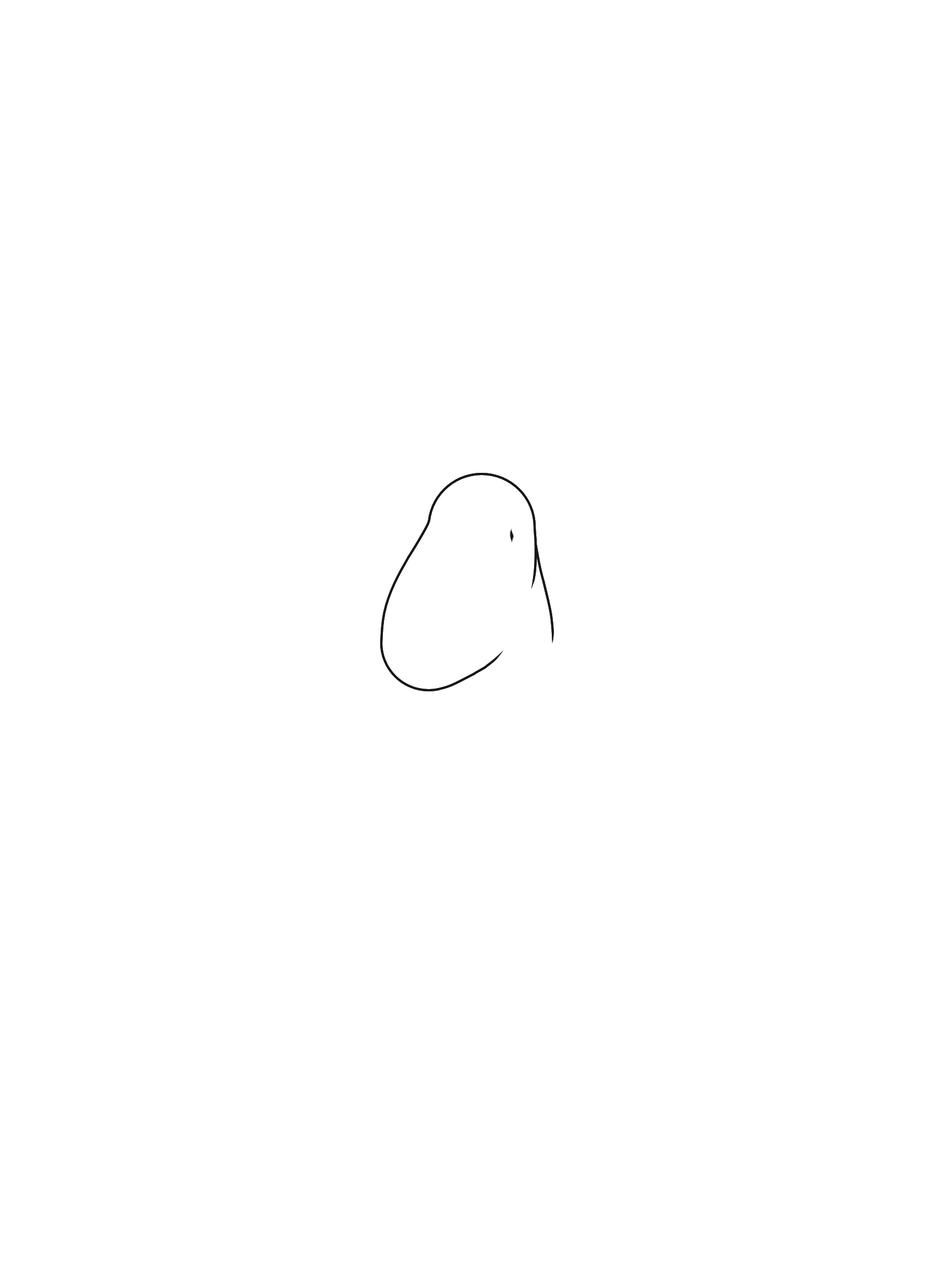
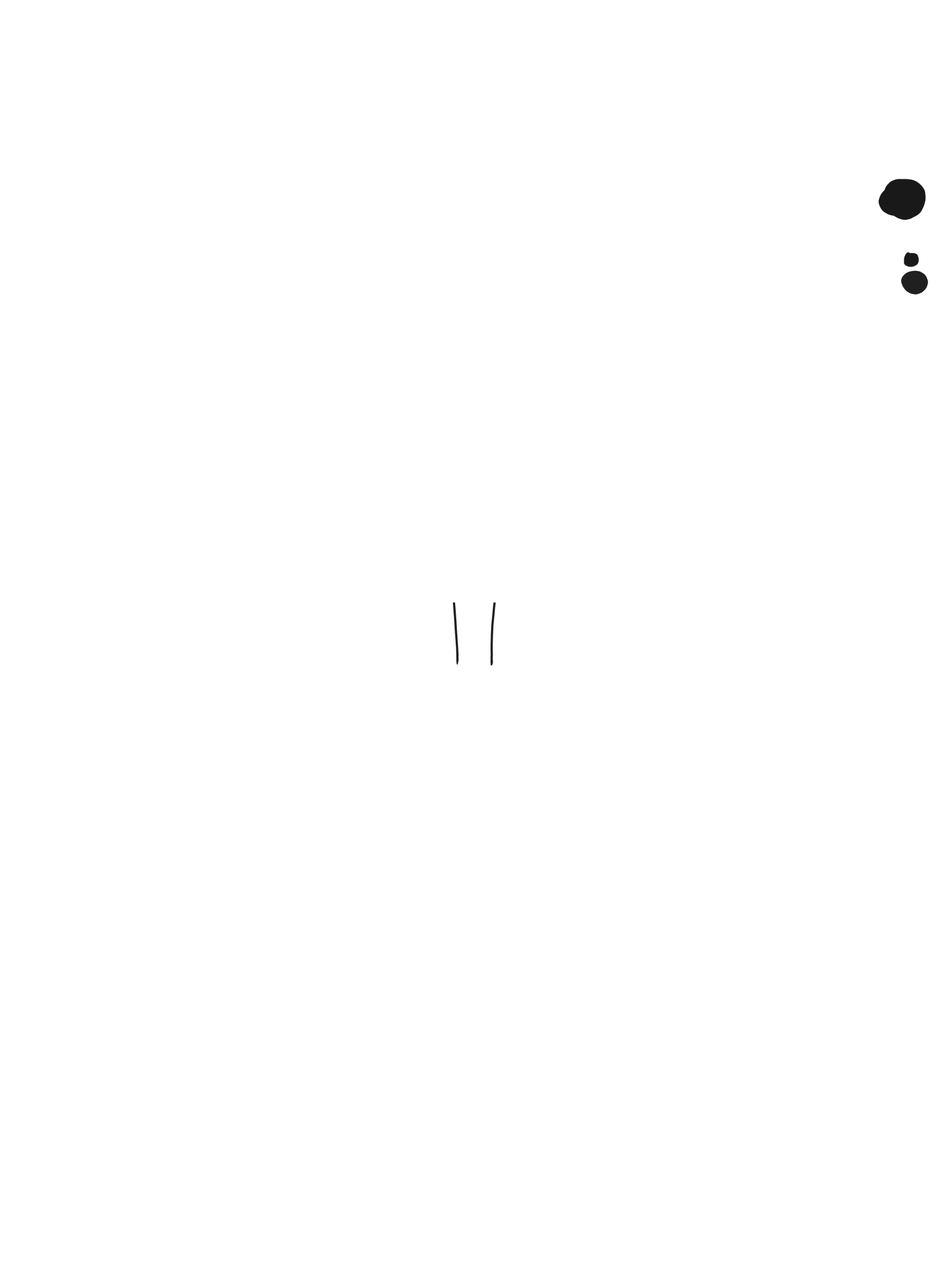
The second 949x1269 image is a revision of the first. Changes to its layers:
painted on "Paint Layer 1(pasted)" over bbox(380, 178, 928, 692)
showed "Color", painted on it over bbox(878, 178, 928, 295)
